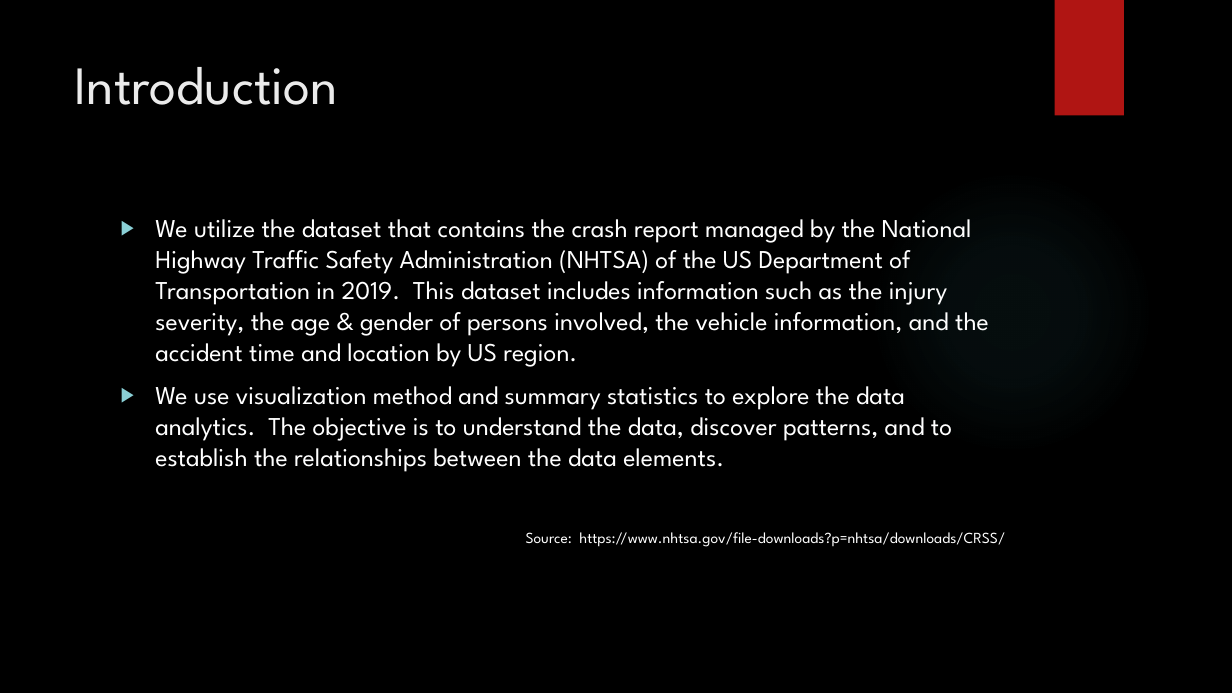
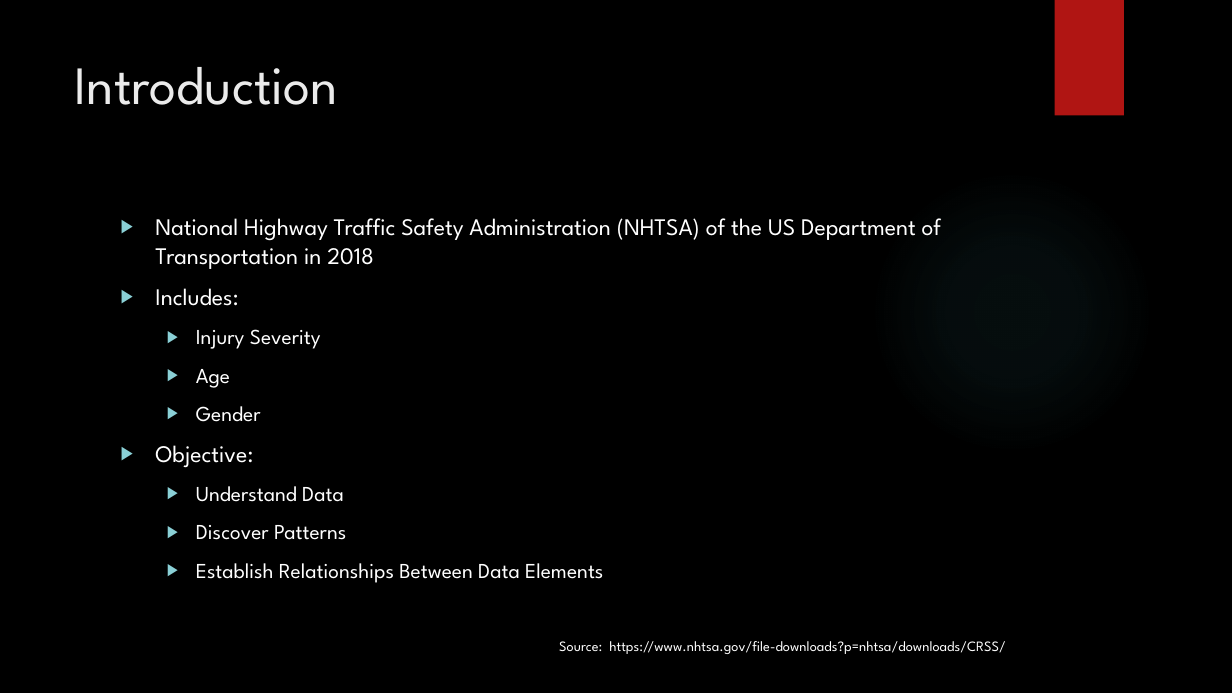
Before and after one commit to sudeshi1/Crash_Dummies, a slide deck: slide 2 of personEP.pptx. Drawn at 1232x693 pixels with LibreOffice and Linux fonts; fonts in the diff are those of the drawing; background and template pictures are left out. Boxes give left, top, right and bottom in pixels: in the first picture for what was removed or moved away, otherwise in the second. Text is boxed around its words. In the diff, an @@ line names an element or a change of style, - is before the commit and + after.

Commit message:
Updated Dataset to 2018

```diff
--- a/personEP.pptx
+++ b/personEP.pptx
@@ text at (x1=155, y1=218, x2=941, y2=583): text changed; size 20 to 18.5 pt @@
-▶ We utilize the dataset that contains the crash report managed by the National Highway Traffic Safety Administration (NHTSA) of the US Department of Transportation in 2019. This dataset includes information such as the injury severity, the age & gender of persons involved, the vehicle information, and the accident time and location by US region.
-▶ We use visualization method and summary statistics to explore the data analytics. The objective is to understand the data, discover patterns, and to establish the relationships between the data elements.
+▶ National Highway Traffic Safety Administration (NHTSA) of the US Department of Transportation in 2018
+▶ Includes:
+  ▶ Injury Severity
+  ▶ Age
+  ▶ Gender
+▶ Objective:
+  ▶ Understand Data
+  ▶ Discover Patterns
+  ▶ Establish Relationships Between Data Elements
@@ text at (x1=559, y1=641, x2=1005, y2=654): size 12 to 11.1 pt in "Source: https://www.nhtsa.gov/file-downloads?p=nhtsa/downloa ..." @@
```
Also in this commit, not shown: 1 other slide changed, 1 slide removed, 3 other files.
